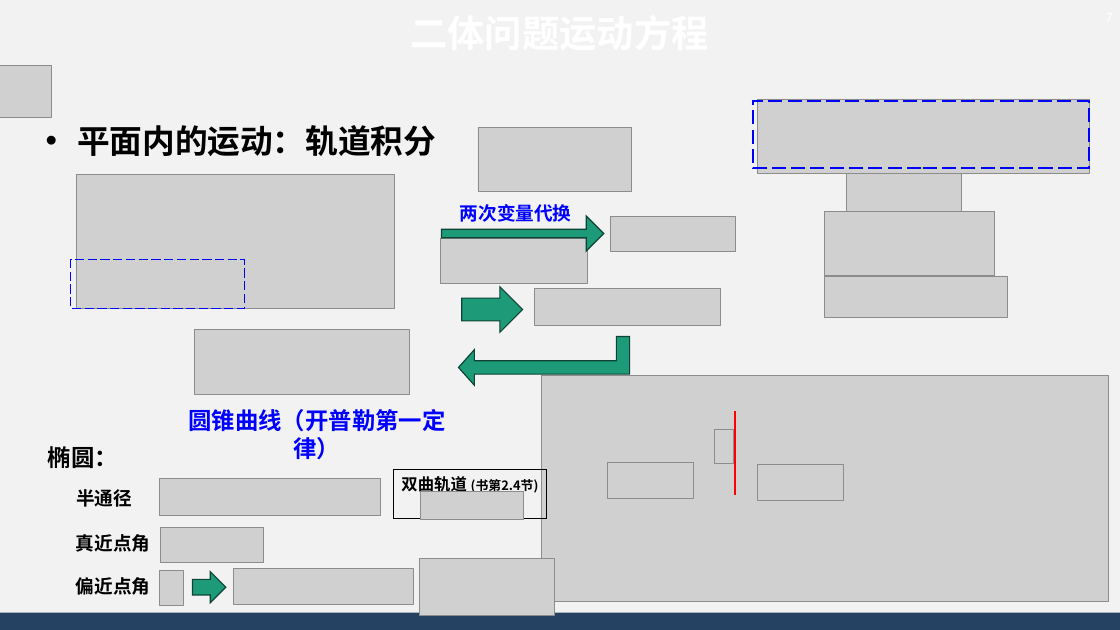
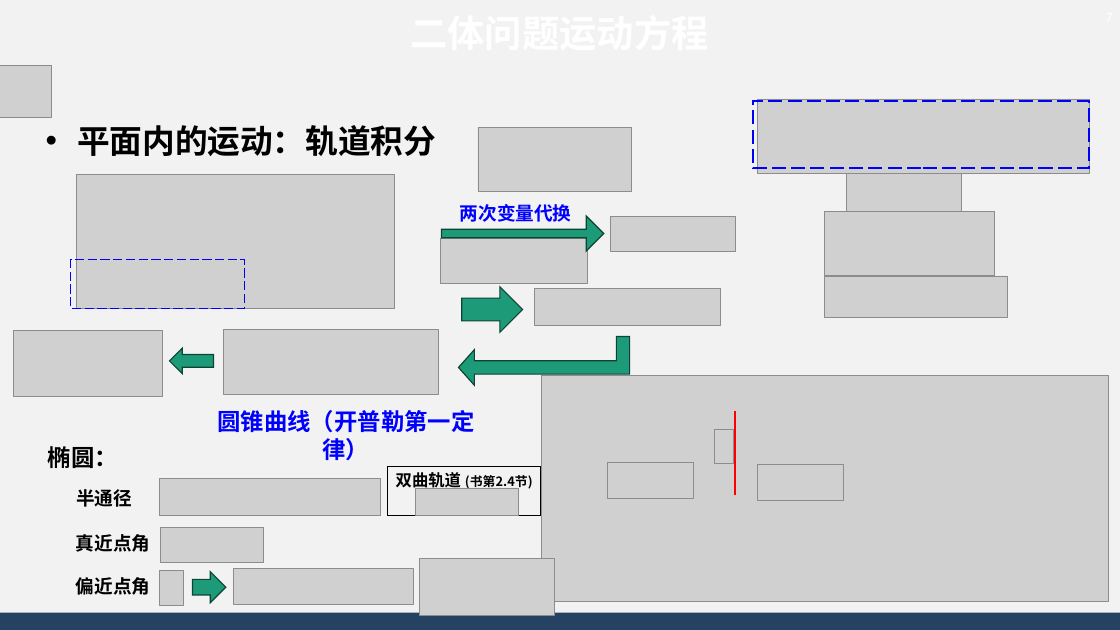
Before and after one commit to AsBackup/DAOSSA, a slide deck: slide 7 of 05-06 人造天体运动方程与二体问题积分.pptx. Drawn at 1120x630 pixels with LibreOffice and Linux fonts; fonts in the diff are those of the drawing; grey boxes stand for pictures; background and template pictures are left out. Boxes give left, top, right and bottom in pixels: in the first picture for what was removed or moved away, otherwise in the second. Text is boxed around its words. In the diff, an @@ line names an element or a change of style, - is before the commit and + after.

```diff
--- a/05-06 人造天体运动方程与二体问题积分.pptx
+++ b/05-06 人造天体运动方程与二体问题积分.pptx
@@ picture added at (13,330,162,396) @@
@@ down arrow added at (170,348,213,373), fill #1D9A78, outline #0D4335 1 pt @@
@@ picture: place and size @@
-picture at (195,329,409,394)
+picture at (223,330,438,395)
@@ text "圆锥曲线（开普勒第一定律）": place and size @@
-text "圆锥曲线（开普勒第一定律）" at (188,409,445,431)
+text "圆锥曲线（开普勒第一定律）" at (217,410,474,432)
@@ rectangle "双曲轨道 (书第2.4节)": place and size @@
-rectangle "双曲轨道 (书第2.4节)" at (393,470,547,519)
+rectangle "双曲轨道 (书第2.4节)" at (387,466,541,516)
@@ picture: place and size @@
-picture at (421,492,524,519)
+picture at (415,488,518,516)
```
Also in this commit, not shown: 3 other slides changed.
